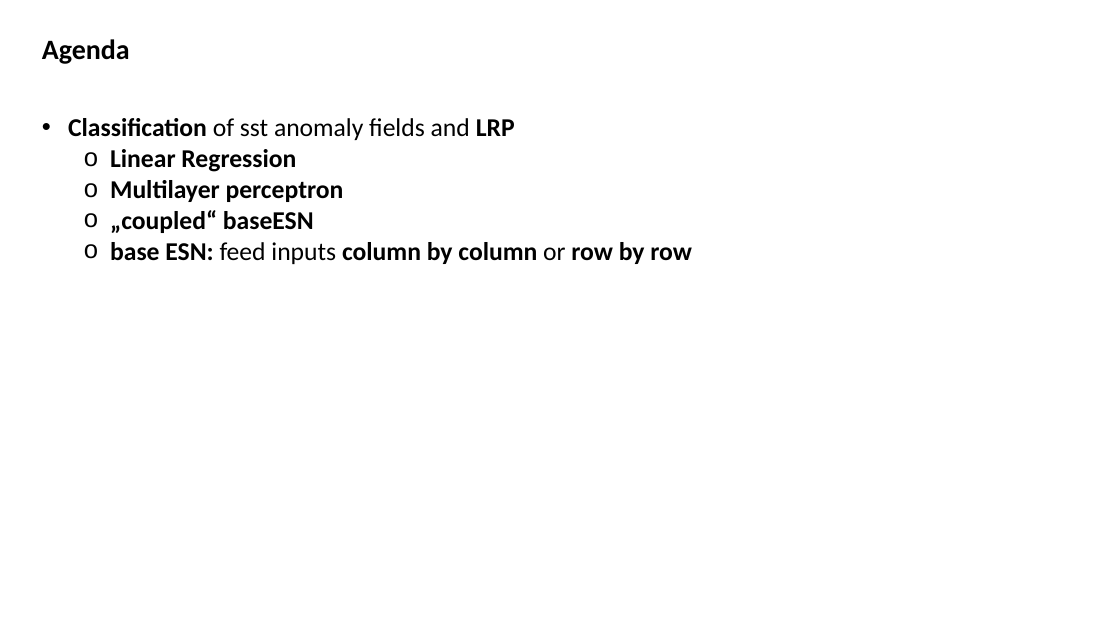
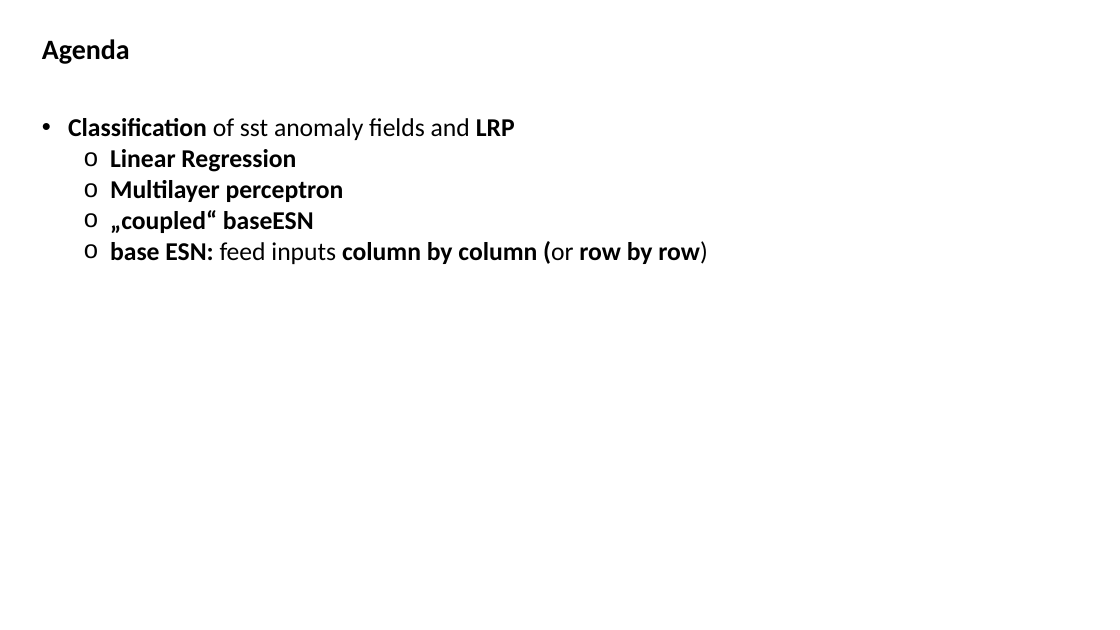
Before and after one commit to MarcoLandtHayen/EchoStateNetworks, a slide deck: slide 9 of ESN_exp09_Classification_LRP_v2.pptx. Drawn at 1120x630 pixels with LibreOffice and Linux fonts; fonts in the diff are those of the drawing. Boxes give left, top, right and bottom in pixels: in the first picture for what was removed or moved away, otherwise in the second. Text is boxed around its words. In the diff, an @@ line names an element or a change of style, - is before the commit and + after.

Commit message:
startet new experiment ESN_exp10, some further use of base ESN models for classification and LRP but this time on synthetic data to highlight how leakrate alpha serves as memory parameter

```diff
--- a/ESN_exp09_Classification_LRP_v2.pptx
+++ b/ESN_exp09_Classification_LRP_v2.pptx
@@ text at <box>110,241,707,264</box>: text changed @@
-  o base ESN: feed inputs column by column or row by row
+  o base ESN: feed inputs column by column (or row by row)
```
Also in this commit, not shown: 2 other files.
